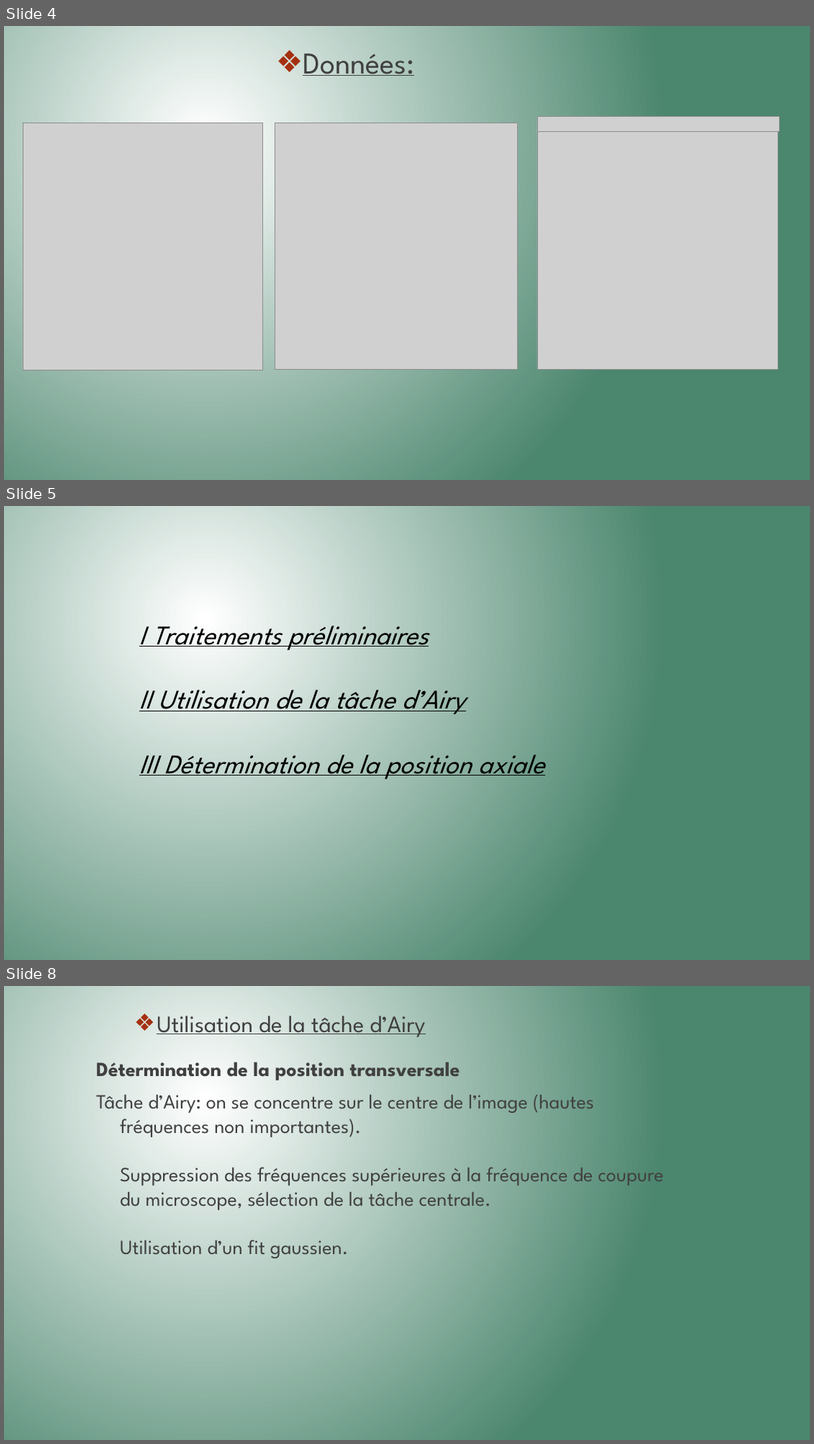
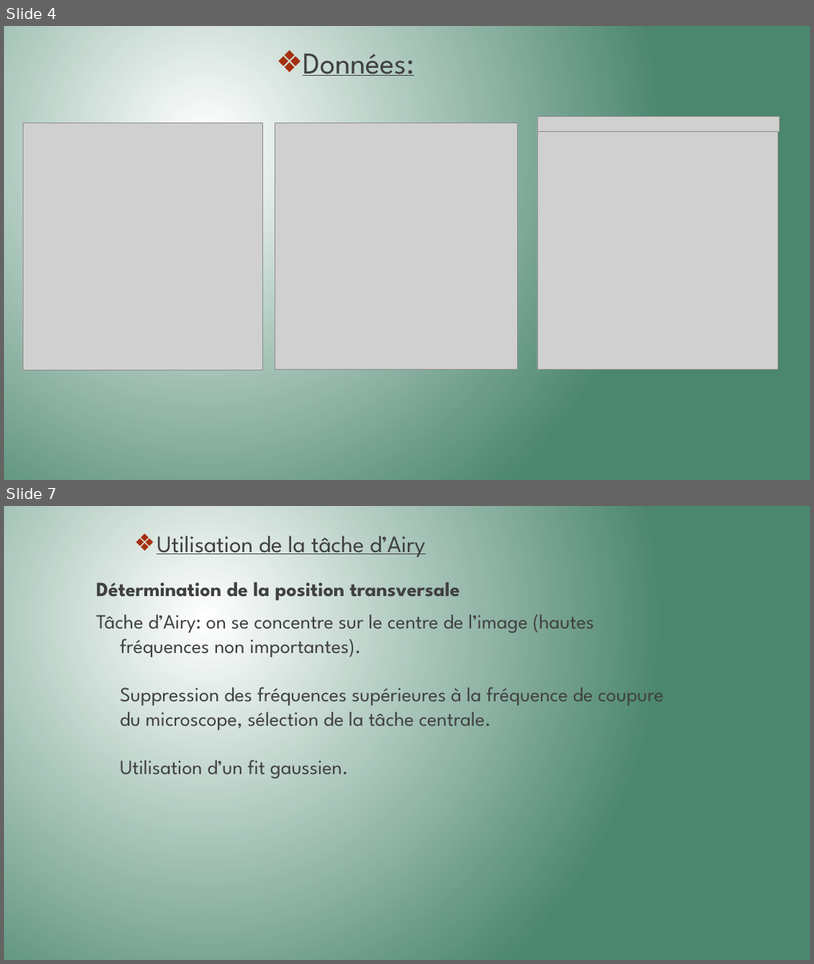
Before and after one commit to Killian-Herveau/PIMS, a slide deck: Pres_Avril/PresentationPIMSAvril.pptx. Shown one above the other, each under a label of ours: slides 4, 5 and 8 before the commit, slides 4 and 7 after it; the slides between them are not shown. The pictures are 814x1444 and 814x964 pixels, drawn with LibreOffice and Linux fonts; fonts in the diff are those of the drawing; grey boxes stand for pictures. Boxes give left, top, right and bottom in pixels: in the first picture for what was removed or moved away, otherwise in the second. Text is boxed around its words. In the diff, an @@ line names an element or a change of style, - is before the commit and + after.

```diff
--- a/Pres_Avril/PresentationPIMSAvril.pptx
+++ b/Pres_Avril/PresentationPIMSAvril.pptx
@@ slide 5 removed at <box>4,506,810,960</box>, background gradient #FFFFFF to #4B866E @@
@@ text removed at <box>139,626,545,779</box> @@
-I Traitements préliminaires
-II Utilisation de la tâche d’Airy
-III Détermination de la position axiale
@@ what was slide 8 is now slide 7 @@
```
Also in this commit, not shown: 12 slides changed.
